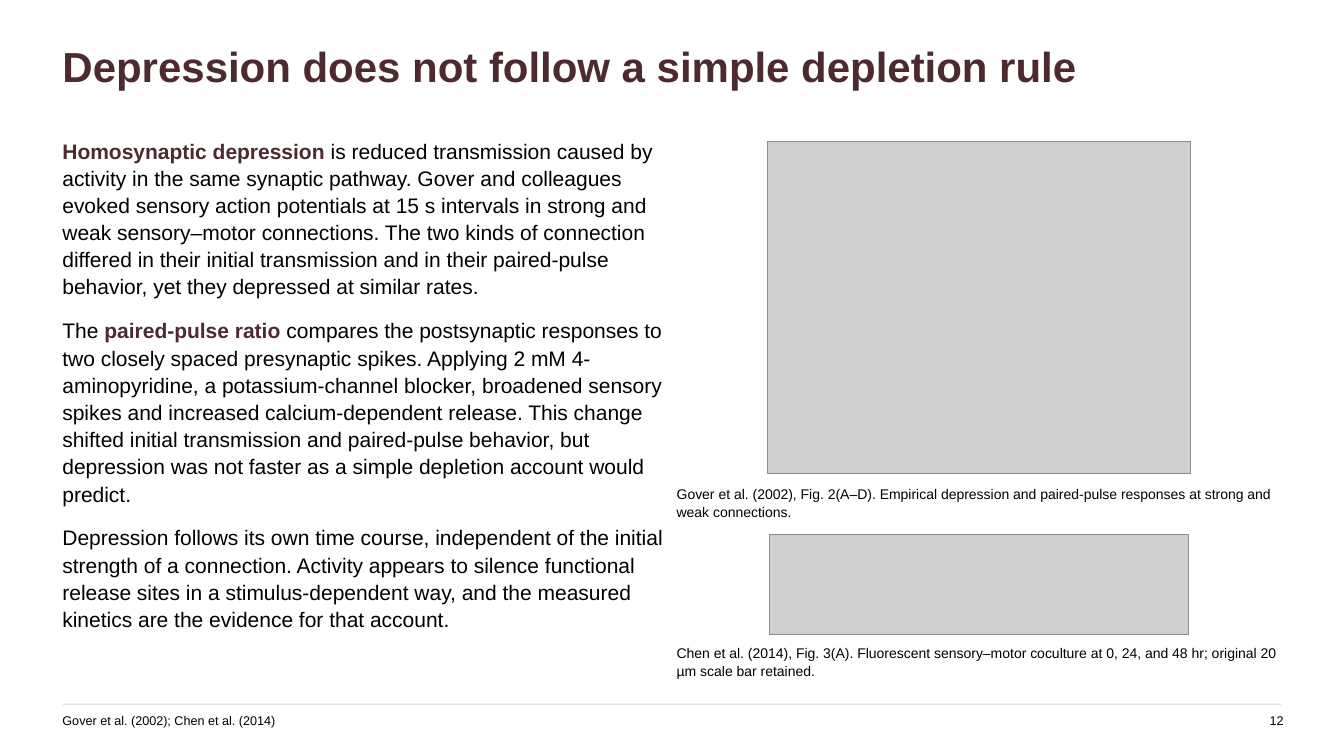
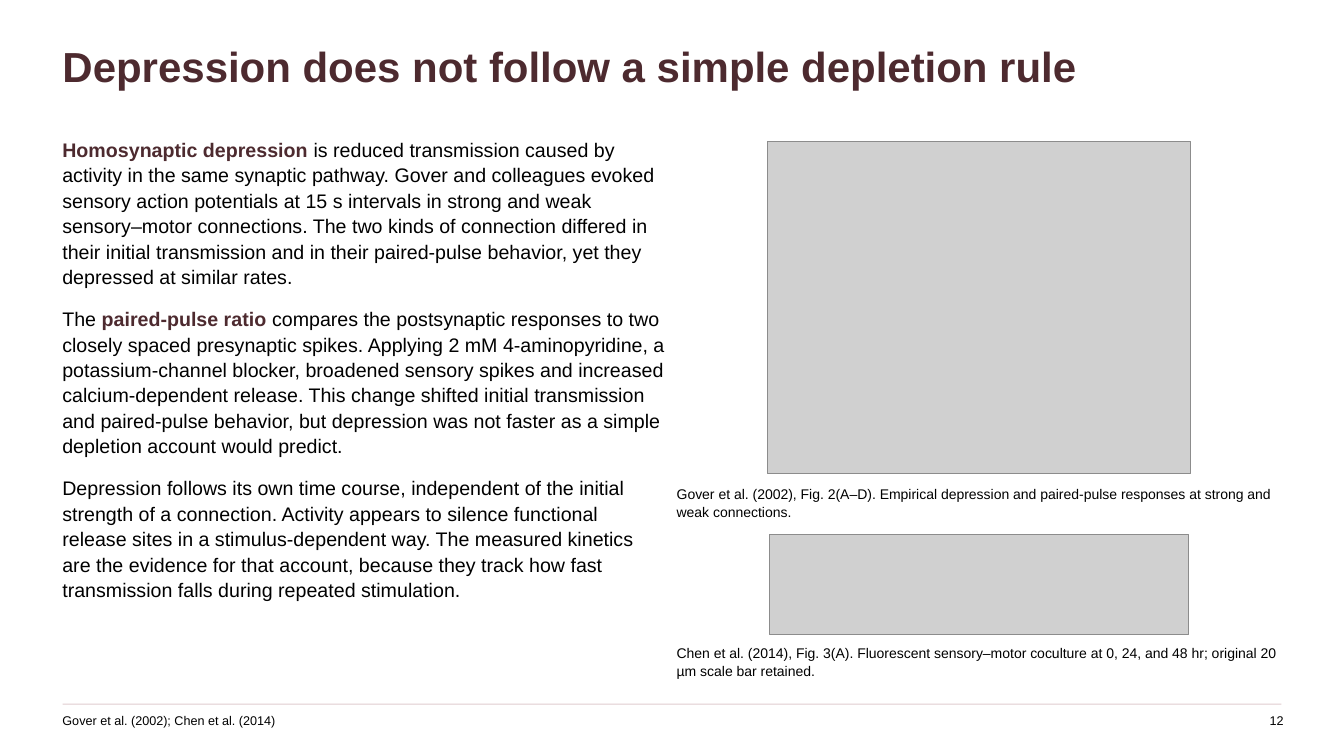
Before and after one commit to jordanxxlopez/NEUROETHOLOGY, a slide deck: slide 15 of scaffolded/Neuroethology_Lecture36_FA2026_SCAFFOLDED.pptx. Drawn at 1344x756 pixels with LibreOffice and Linux fonts; fonts in the diff are those of the drawing; grey boxes stand for pictures. Boxes give left, top, right and bottom in pixels: in the first picture for what was removed or moved away, otherwise in the second. Text is boxed around its words. In the diff, an @@ line names an element or a change of style, - is before the commit and + after.

```diff
--- a/scaffolded/Neuroethology_Lecture36_FA2026_SCAFFOLDED.pptx
+++ b/scaffolded/Neuroethology_Lecture36_FA2026_SCAFFOLDED.pptx
@@ text at [62,142,664,457]: size 15 to 14 pt in "Homosynaptic depression is reduced transmission caused by ...", "The paired-pulse ratio compares the postsynaptic responses ..." @@
@@ text at [62,480,633,601]: text changed; size 15 to 14 pt @@
-Depression follows its own time course, independent of the initial strength of a connection. Activity appears to silence functional release sites in a stimulus-dependent way, and the measured kinetics are the evidence for that account.
+Depression follows its own time course, independent of the initial strength of a connection. Activity appears to silence functional release sites in a stimulus-dependent way. The measured kinetics are the evidence for that account, because they track how fast transmission falls during repeated stimulation.
```
Also in this commit, not shown: 41 other slides changed, 3 other files.
